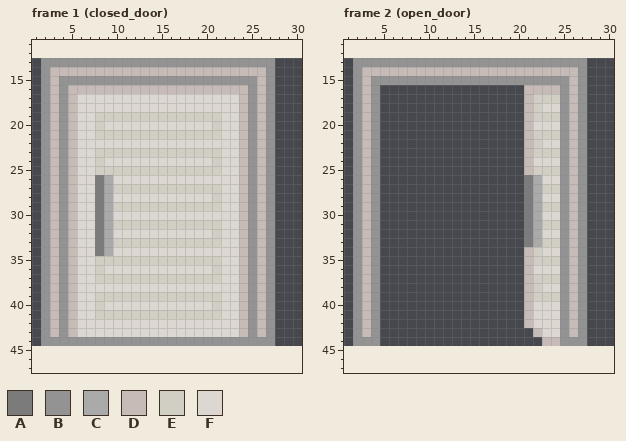
Pixel-art file -- scenes/prologue_scene/assets/outsite_door.aseprite. Above is the file before it was changed.
32x32 pixels, 2 frames. Colours within 5 levels of each other are drawn and written as one. Shown: frame 1 (closed_door): x 1..30, y 11..47; frame 2 (open_door): x 1..30, y 11..47. The old version is drawn lined up with the new one, on the new canvas.
Palette (. is transparent): A #7b7b7b  B #939393  C #aaaaaa  D #c6bbb7  E #d1cec4  F #ddd7d2
Pixels before, frame 1 (closed_door), first column x 2:
13 BBBBBBBBBBBBBBBBBBBBBBBBBB
14 BDDDDDDDDDDDDDDDDDDDDDDDDB
15 BDBBBBBBBBBBBBBBBBBBBBBBDB
16 BDBDDDDDDDDDDDDDDDDDDDDBDB
17 BDBDFFFFFFFFFFFFFFFFFFDBDB
18 BDBDFFFFFFFFFFFFFFFFFFDBDB
19 BDBDFFEEEEEEEEEEEEEEFFDBDB
20 BDBDFFEFFFFFFFFFFFFEFFDBDB
21 BDBDFFEEEEEEEEEEEEEEFFDBDB
22 BDBDFFFFFFFFFFFFFFFFFFDBDB
23 BDBDFFEEEEEEEEEEEEEEFFDBDB
24 BDBDFFEFFFFFFFFFFFFEFFDBDB
25 BDBDFFEEEEEEEEEEEEEEFFDBDB
26 BDBDFFACFFFFFFFFFFFFFFDBDB
27 BDBDFFACEEEEEEEEEEEEFFDBDB
28 BDBDFFACFFFFFFFFFFFEFFDBDB
29 BDBDFFACEEEEEEEEEEEEFFDBDB
30 BDBDFFACFFFFFFFFFFFFFFDBDB
31 BDBDFFACEEEEEEEEEEEEFFDBDB
32 BDBDFFACFFFFFFFFFFFEFFDBDB
33 BDBDFFACEEEEEEEEEEEEFFDBDB
34 BDBDFFACFFFFFFFFFFFFFFDBDB
35 BDBDFFEEEEEEEEEEEEEEFFDBDB
36 BDBDFFEFFFFFFFFFFFFEFFDBDB
37 BDBDFFEEEEEEEEEEEEEEFFDBDB
38 BDBDFFFFFFFFFFFFFFFFFFDBDB
39 BDBDFFEEEEEEEEEEEEEEFFDBDB
40 BDBDFFEFFFFFFFFFFFFEFFDBDB
41 BDBDFFEEEEEEEEEEEEEEFFDBDB
42 BDBDFFFFFFFFFFFFFFFFFFDBDB
43 BDBDFFFFFFFFFFFFFFFFFFDBDB
44 BBBBBBBBBBBBBBBBBBBBBBBBBB
Pixels before, frame 2 (open_door), first column x 2:
13 BBBBBBBBBBBBBBBBBBBBBBBBBB
14 BDDDDDDDDDDDDDDDDDDDDDDDDB
15 BDBBBBBBBBBBBBBBBBBBBBBBDB
16 BDB................DDDDBDB
17 BDB................DEEEBDB
18 BDB................DEFFBDB
19 BDB................DEEEBDB
20 BDB................DFFFBDB
21 BDB................DEEEBDB
22 BDB................DEFFBDB
23 BDB................DEEEBDB
24 BDB................DFFFBDB
25 BDB................DEEEBDB
26 BDB................ACFFBDB
27 BDB................ACEEBDB
28 BDB................ACFFBDB
29 BDB................ACEEBDB
30 BDB................ACFFBDB
31 BDB................ACEEBDB
32 BDB................ACFFBDB
33 BDB................ACEEBDB
34 BDB................DEFFBDB
35 BDB................DEEEBDB
36 BDB................DFFFBDB
37 BDB................DEEEBDB
38 BDB................DEFFBDB
39 BDB................DEEEBDB
40 BDB................DFFFBDB
41 BDB................DFFFBDB
42 BDB................DFFFBDB
43 BDB.................DFFBDB
44 BBB..................DDBBB
After:
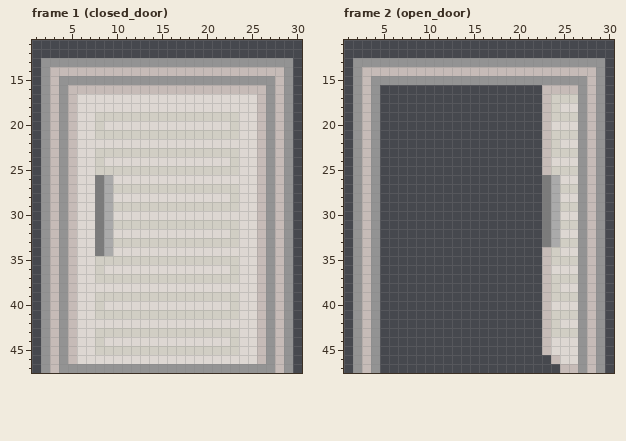
Edits made:
canvas 32x32 -> 32x48, the old top-left corner now at -1,13 (the part of the old canvas that was cut away was empty and is not shown)
Changed rows in their new state; - is an unchanged pixel.
Frame 1 (closed_door):
first column x 2:
13 --------------------------BB
14 -------------------------DDB
15 ------------------------B-DB
16 -----------------------D--DB
17 ----------------------FF--DB
18 ----------------------FF--DB
19 --------------------EEFF--DB
20 -------------------F-EFF--DB
21 --------------------EEFF--DB
22 ----------------------FF--DB
23 --------------------EEFF--DB
24 -------------------F-EFF--DB
25 --------------------EEFF--DB
26 ----------------------FF--DB
27 --------------------EEFF--DB
28 -------------------F-EFF--DB
29 --------------------EEFF--DB
30 ----------------------FF--DB
31 --------------------EEFF--DB
32 -------------------F-EFF--DB
33 --------------------EEFF--DB
34 ----------------------FF--DB
35 --------------------EEFF--DB
36 -------------------F-EFF--DB
37 --------------------EEFF--DB
38 ----------------------FF--DB
39 --------------------EEFF--DB
40 -------------------F-EFF--DB
41 --------------------EEFF--DB
42 ----------------------FF--DB
43 ------EEEEEEEEEEEEEEEEFF--DB
44 -D-DFFEFFFFFFFFFFFFFFEFFD-DB
45 BDBDFFEEEEEEEEEEEEEEEEFFDBDB
46 BDBDFFFFFFFFFFFFFFFFFFFFDBDB
47 BDBBBBBBBBBBBBBBBBBBBBBBBBDB
Frame 2 (open_door):
first column x 2:
13 --------------------------BB
14 -------------------------DDB
15 ------------------------B-DB
16 -------------------..--D--DB
17 -------------------..D-EE-DB
18 -------------------..DEFF-DB
19 -------------------..D-EE-DB
20 -------------------..D-FF-DB
21 -------------------..D-EE-DB
22 -------------------..DEFF-DB
23 -------------------..D-EE-DB
24 -------------------..D-FF-DB
25 -------------------..D-EE-DB
26 -------------------..ACFF-DB
27 -------------------..ACEE-DB
28 -------------------..ACFF-DB
29 -------------------..ACEE-DB
30 -------------------..ACFF-DB
31 -------------------..ACEE-DB
32 -------------------..ACFF-DB
33 -------------------..ACEE-DB
34 -------------------..DEFF-DB
35 -------------------..D-EE-DB
36 -------------------..D-FF-DB
37 -------------------..D-EE-DB
38 -------------------..DEFF-DB
39 -------------------..D-EE-DB
40 -------------------..D-FF-DB
41 -------------------..DEEE-DB
42 -------------------..DEFF-DB
43 --------------------.DEEE-DB
44 -D--------------------FFF-DB
45 BDB------------------DFFFBDB
46 BDB-------------------DFFBDB
47 BDB--------------------DDBDB
Changed places in both pictures, as pixel boxes (x1, y1, x2, y2):
changed: (41, 58, 293, 373)
changed: (524, 58, 605, 373)
changed: (353, 337, 380, 373)
